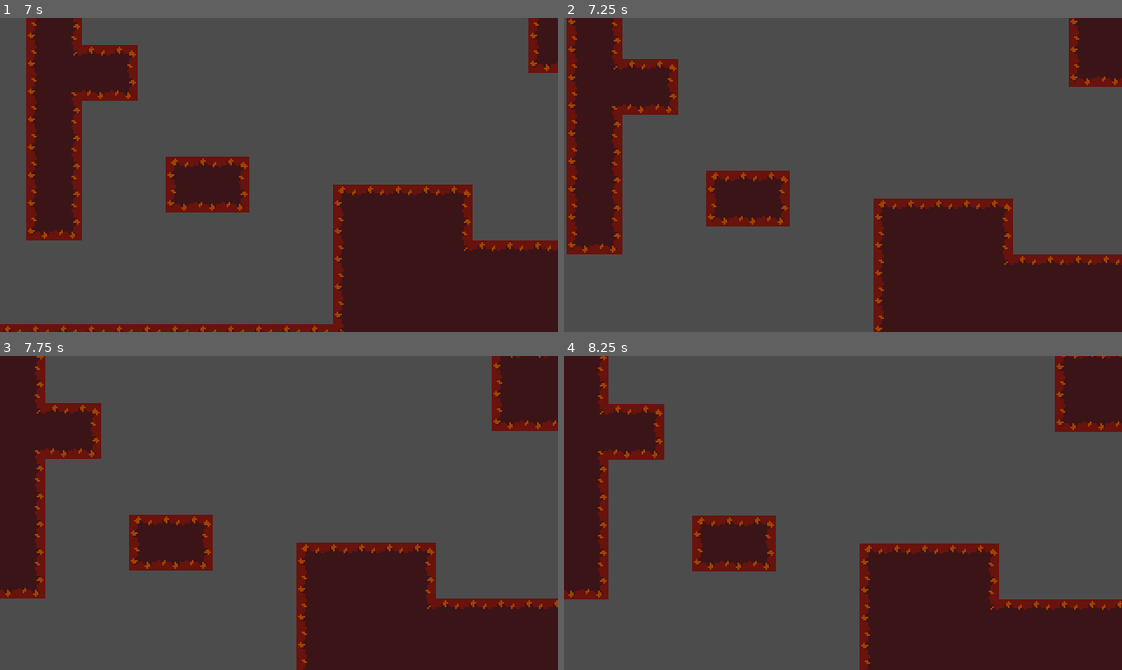
Above: before the commit, frames 1-4 (two rows, left to right).
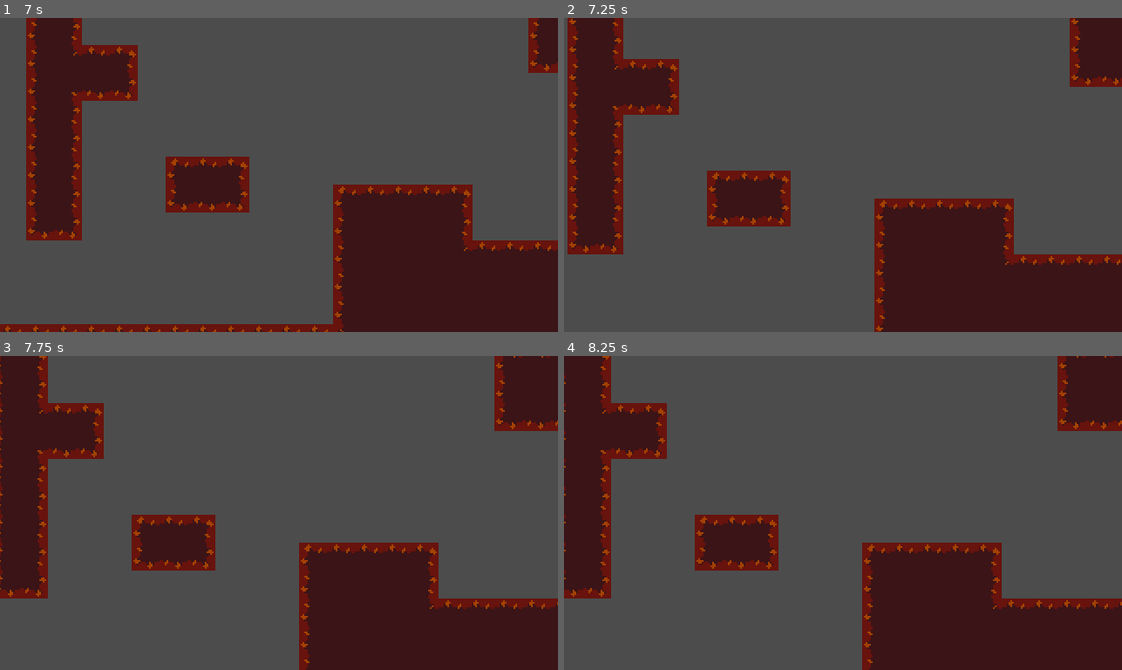
Above: after the commit, the same moments.

Repository: debobrad579/Labyrinth
Game: Godot game, scene res://Main.tscn
Same seed, same stepped clock (60 frames per second), same inputs: the game is played once before the commit and once after it.
Inputs (mouse positions are in pixels of both pictures, inside the frame that each line leads up to):
- Up to frame 1 (7 s): move the mouse to (401, 159) at 0.52 s; hold D (walk_right_p1) 0.53-2.03 s; click (401, 159) at 0.6 s; tap Space (jump_p1) at 0.77, 1.52, 3.02, 3.77, 4.52, 6.02, 6.77 s; move the mouse to (167, 190) at 1.27 s; right-click (167, 190) at 1.35 s; move the mouse to (334, 105) at 2.02 s; hold A (walk_left_p1) 2.03-2.78 s; tap F (dash_p1) at 2.1, 5.85 s; move the mouse to (251, 237) at 2.77 s; hold D (walk_right_p1) 2.78-4.28 s; tap Left (walk_left_p2) at 2.85, 6.6 s; move the mouse to (446, 222) at 3.52 s; tap Right (walk_right_p2) at 3.6 s; move the mouse to (111, 127) at 4.27 s; hold A (walk_left_p1) 4.28-5.03 s; click (111, 127) at 4.35 s; move the mouse to (306, 175) at 5.02 s; hold D (walk_right_p1) 5.03-5.78 s; right-click (306, 175) at 5.1 s; move the mouse to (195, 96) at 5.77 s; hold A (walk_left_p1) from 5.78 s (still down); move the mouse to (401, 159) at 6.52 s
- Up to frame 2 (7.25 s): keep holding A (walk_left_p1)
- Up to frame 3 (7.75 s): move the mouse to (167, 528) at 7.27 s; release A (walk_left_p1) at 7.28 s; hold D (walk_right_p1) from 7.28 s (still down); tap Right (walk_right_p2) at 7.35 s; tap Space (jump_p1) at 7.52 s
- Up to frame 4 (8.25 s): keep holding D (walk_right_p1); move the mouse to (898, 443) at 8.02 s; click (898, 443) at 8.1 s

Frame 1 is identical in both runs. In frame 2, 1.3% of the frame differs, in the area x 0-100%, y 0-100%; in frame 3, 3.1%; in frame 4, 3.4%.
Error before the commit: Invalid get index 'position' (on base: 'previously freed instance'). (res://Player/Camera.gd:33)

Commit message:
Fixed crash when player dies.

Diff:
--- a/Player/Camera.gd
+++ b/Player/Camera.gd
@@ -8,6 +8,8 @@
 	limit_left = topLeft.position.x
 	limit_bottom = bottomRight.position.y
 	limit_right = bottomRight.position.x
+	var player_signal = get_tree().get_root().find_node("Player1", true, false)
+	player_signal.connect("player_died", self, "_player_died")
 
 # The standard node doesn't have a position, so the
 # TopLeft and BottomRight position2d nodes don't follow the camera anymore.
@@ -18,6 +20,8 @@
 
 # Set up some camera scaling variables
 var scaler = 1
+var all_players_dead = false
+
 export var zoom_lerp_rate = 0.01
 export var pixel_stretch_point = 170
 export var max_scale = 2
@@ -27,43 +31,46 @@
 func _physics_process(delta):
 
 	# If one player
-	if len(players) == 1:
+	if all_players_dead == false:
+		if len(players) == 1:
 
 		# Set position to player
-		position = players[0].position
+			position = players[0].position
 
-	elif len(players) == 2: # if 2 players. If no players, or more than 2, currently camera just does not move.
+		elif len(players) == 2: # if 2 players. If no players, or more than 2, currently camera just does not move.
 
 		# Position is the average of the two players
-		position = (players[0].position + players[1].position)/2
+			position = (players[0].position + players[1].position)/2
 
 		# Get distance between players as a vector length (number)
-		var distance_players = (players[0].position - players[1].position).length()
+			var distance_players = (players[0].position - players[1].position).length()
 
 		# If the players distance exceeds the pixel stretch point, then start scaling the camera
-		var distance_scale = distance_players / pixel_stretch_point
+			var distance_scale = distance_players / pixel_stretch_point
 
 		# If distance scale is greater than 1 (players are past pixel stretch point)
 		# Then scale up
-		if distance_scale > min_scale:
+			if distance_scale > min_scale:
 
 			# Don't scale past max_scale (Screen cannot be larger than that scale level)
-			if distance_scale > max_scale:
+				if distance_scale > max_scale:
 
 				# lerp is used to create a smooth scaling, otherwise players moving in and out of the
 				# Pixel stretch point would result in aggresive zooming in and out
-				scaler = lerp(scaler, 2, zoom_lerp_rate)
+					scaler = lerp(scaler, 2, zoom_lerp_rate)
 
-			else:
+				else:
 
-				scaler = lerp(scaler, distance_scale, zoom_lerp_rate)
+					scaler = lerp(scaler, distance_scale, zoom_lerp_rate)
 
 		# If distance scale is less than 1 (so players are within pixel stretch point)
 		# scale back to 1
-		else:
+			else:
 
-			scaler = lerp(scaler, min_scale, zoom_lerp_rate)
+				scaler = lerp(scaler, min_scale, zoom_lerp_rate)
 
 		# Zoom, a vecotor, is multiplied by the scaler, or the scale value
-		zoom = Vector2(1, 1) * scaler
-#
+			zoom = Vector2(1, 1) * scaler
+
+func _player_died():
+	all_players_dead = true
--- a/Player/Player.gd
+++ b/Player/Player.gd
@@ -81,6 +81,8 @@
 var can_resist = false
 var direction_facing = 0
 
+signal player_died
+
 # When ready, change the id and input maps to the cooresponding ones.
 func _ready():
 	change_player_id(player_id)
@@ -273,6 +275,7 @@
 	attack_hitbox.disabled = true
 
 func _on_Stats_no_health():
+	emit_signal("player_died")
 	queue_free()
 
 func _on_Hurtbox_area_entered(area):
--- a/Player/Player2.tscn
+++ b/Player/Player2.tscn
@@ -6,3 +6,5 @@
 [node name="Player2" instance=ExtResource( 2 )]
 script = ExtResource( 1 )
 player_id = 1
+
+[editable path="Hurtbox"]
Not shown, changed: .mono/metadata/ide_messaging_meta.txt
